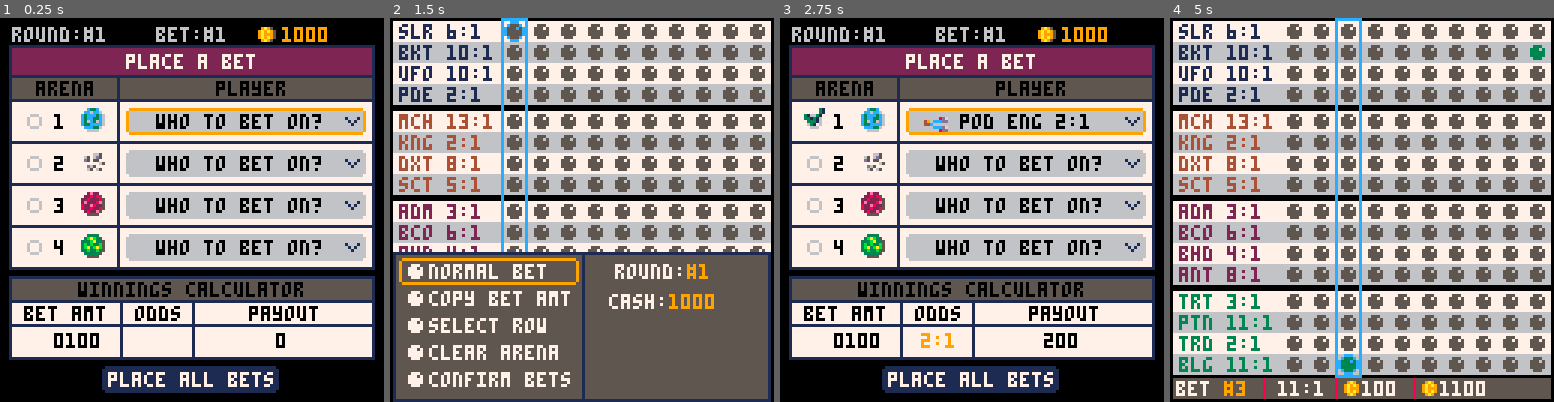
Above: before the commit, frames 1-4 (left to right).
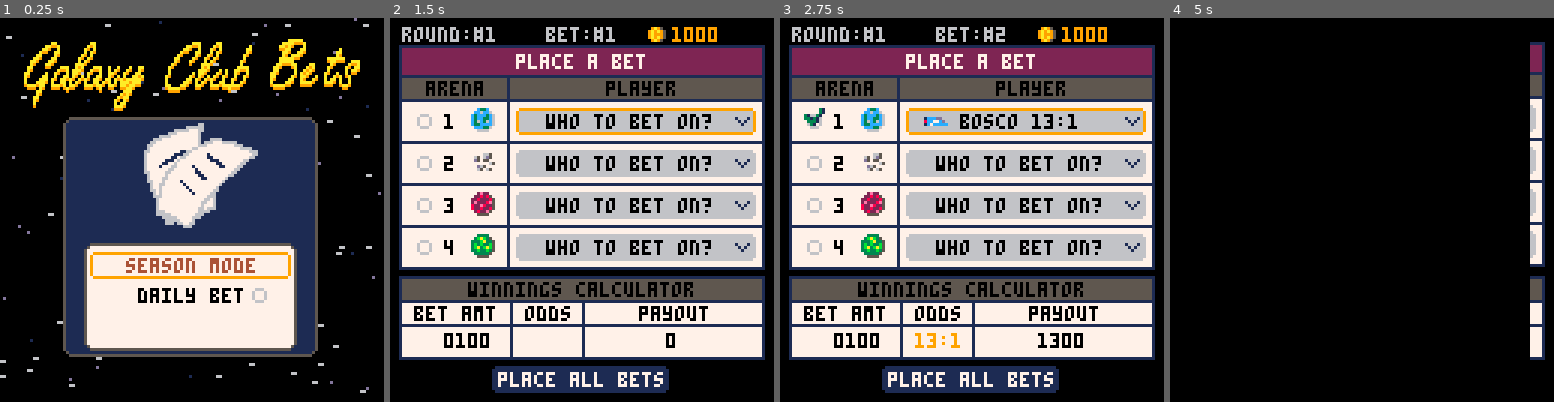
Above: after the commit, the same moments.

Repository: suspicious-smoke/club-bets-pico8
Game: PICO-8 cartridge galaxy_club_bets.p8
Same seed, same stepped clock (60 frames per second), same inputs: the game is played once before the commit and once after it.
Inputs:
- Up to frame 1 (0.25 s): no input
- Up to frame 2 (1.5 s): tap X (X key) at 0.33, 1.07 s; tap O (Z key) at 0.7 s
- Up to frame 3 (2.75 s): hold Right 1.6-2.1 s; tap O (Z key) at 1.7, 2.1, 2.5 s; tap X (X key) at 1.85 s; hold Up 2.15-2.42 s; hold Right from 2.47 s (still down)
- Up to frame 4 (5 s): tap O (Z key) every 0.4 s from 2.9 to 4.9 s; tap X (X key) at 2.97, 4.08 s; release Right at 3.03 s; hold Left 3.08-3.58 s; hold Down 3.63-3.97 s; hold Right 4.02-4.68 s; hold Up from 4.73 s (still down)

The runs differ from the first frame. In frame 1, 72% of the frame differs, in the area x 0-100%, y 0-98%; in frame 2, 85%; in frame 3, 1.1%; in frame 4, 91%, in the area x 0-100%, y 0-100%.

Commit message:
work on features

Diff:
--- a/galaxy_club_bets.p8
+++ b/galaxy_club_bets.p8
@@ -25,7 +25,7 @@
 		{"hairpin",{1,2}},
 		{"u-turn",{1,2}},
 		{"straight",{1}},
-		{"jump",{1,9}},
+		{"ramp",{1,9}},
 		{"lavapit",{2,12}},
 		{"spiketrap",{2,12}},
 		{"rocks",{2,7}},
@@ -112,14 +112,14 @@
 	_drw=blank
 	--fill_arenas()
 
-	init_season()--quick bets
+	--init_season()--quick bets
 	--dummy_bets()
 	--init_quickbetpage()
 	--init_gameover()
 	--calculate_winners()
 	--init_confirm()
 	--init_watch_race()
-	--init_menu()
+	init_menu()
 
 	--init_victory()
 end
@@ -413,8 +413,8 @@
 	fx_off=0
 	for feat=1,8 do
 		f_id=round_features[arena_sel][feat]
-		rrectfill(12+fx_off,72+(feat%4)*11,9,9,1,0)
-		spr(159+f_id,12+fx_off,72+(feat%4)*11)
+		rrectfill(11+fx_off,72+(feat%4)*11,10,9,1,0)
+		spr(159+f_id,12+fx_off,72+(feat%4)*11)--track feature
 		print(features[f_id][1],23+fx_off,74+(feat%4)*11,0)
 		if feat==4 then
 			fx_off=54
@@ -2103,21 +2103,21 @@
 0000000000000000000000000000000000000000000000000000000000000000000a900000009a00000000009aaaa9900099990000999009aa90000000000000
 00000000000000000000000000000000000000000000000000000000000000000009000000000900000000000999900000000000000000009900000000000000
 00000000000000000000000000000000000000000000000000000000000000000000000000000000000000000000000000000000000000000000000000000000
-0000000000000000000000000000000000000000000000000007070000000000000000000000000000000000000000000a0a00a0000000000000000000000000
-00000280002222000000000000000000001000100000000007060670003333000055500000000000000100000016700000a99a00000000000070700000666600
-000002800088880008888880000066000002020000000000060445600399a3300511150007665500000c001000000000009999a0000000000707070006007060
-0000028000000280028228200006550005008050007070000400d44003bbba300555550000051550000010c0000167000a999900000000000076700006070060
-002222800022228008888880006550000588e85001656510045445400399a33005585500076551500010c0000167000000a99a0004546d400707070006700060
-0088880000888800000000000655000000588500001111000044540000333300005550000076550000c00000000016700a00a0a00d4544600070700000666600
-00000000000000000000000000000000000550000000000000000000000000000000000000000000000000000000000000000000000000000000000000000000
-00000000000000000070000000000000000000000000000000000000000000000000000000000000000000000000000000000000000000000000000000000000
-000000000000000000600700000000000000000000015000000000000000000000000000000000000000000000000000000000000000000000000a0000002000
-00000000000660000d50060000333300010000100015600000000000002000200000000000000000008008000000666000000000000000000000a90000008000
-00666600006776000570d5000b0334301c1001c10016600000555000000e0e000000c0000008280000200200066006660000000005488580000a900000000800
-006286600677776000605500000333601c1cc1c10165600000e1550000058500000c1c00000080000000000000660000088888800285242000aa000000000a00
-006286600d6666d0005d0000030533501c1001c1016666000011e500005585000000000000000000001001000006606602822820085488400aa9000000009000
-00666600005555000055000000333300010000101656560000e11500055856500067676000676760000110000000660000000000000000000990000000092900
-00000000000000000000000000050500000000001665660000000000056855500000000000000000000000000000000000000000000000000000000000000000
+00000000000000000000000000000000001000100000000000070700000000000000000000000000000000000000000000000000000000000000000000000000
+0000028000222200000000000000000000020200000000000706067000333300000555000000000000010000001670000a0a00a0000000000007070000666600
+000002800088880008888880000006600500805000000000060445600399a3300051115007665500000c00100000000000a99a00000000000070707006007060
+000002800000028002822820000065500588e850007070000400d44003bbba300055555000051550000010c000016700009999a0000000000007670006070060
+002222800022228008888880000655000058850001656510045445400399a33000558550076551500010c000016700000a99990004546d400070707006700060
+0088880000888800000000000065500000055000001111000044540000333300000555000076550000c000000000167000a99a000d4544600007070000666600
+0000000000000000000000000000000000000000000000000000000000000000000000000000000000000000000000000a00a0a0000000000000000000000000
+00000000000000000000000000000000000000000000000000000000000000000000000000000000000000000000000000000000000000000000000000000000
+0000000000000000000700000000000000000000000015000000000000000000000000000000000000000000000000000000000000000000000000a000002000
+00000000000000000006007000333300000cc10000015600000000000020002000000000000000000080080000066600000000000000000000000a9000008000
+00dddd000000600000d500600b03343000cddc100001660000555000000e0e000000c00000082800002002000000666000000000054885800000a90000000800
+00d288d00006760000570d500003336000cddc100016560000e1550000058500000c1c000000800000000000066000000888888002852420000aa00000000a00
+00d288d000677760000605500305335000cddc10001666600011e5000055850000000000000000000010010000660660028228200854884000aa900000009200
+00dddd0000d777d00005d00000333300000cc1000165656000e11500055856500067676000676760000110000006600000000000000000000099000000092920
+00000000000000000005500000050500000000000166566000000000056855500000000000000000000000000000000000000000000000000000000000000000
 77777777777777777777777777777777777777777777777777777777777777777777777777777777777777770057777777000000000000000000000000000000
 77777777777777777777777777777775557777777777777777777777777777777777777777777777777777770057777777000000000000000000000000000000
 57777777777777757777777777777750005777777777777777777777777777755777777777777770777777770057777777000000000000000000000000000000
